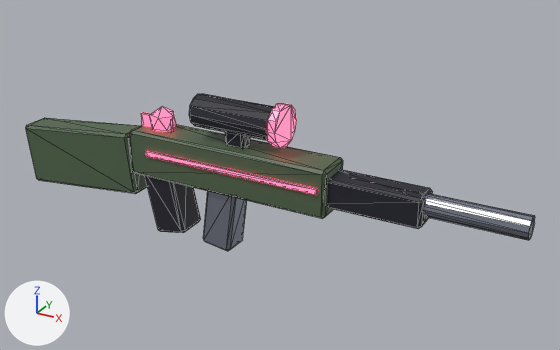
The FBX model roblox/games/gun-forge/art/blender/guns/rifle_r5.fbx, before and after one commit.
Both versions are drawn from a 50 mm lens placed at (6.19, -8.03, 4.63), pointed at (1.64, 0.24, 0.5). The axes (+X, +Y, +Z) are drawn at lower left. The lights are the same throughout. The first picture is the older version. Mesh edges are drawn as thin lines.

Names of what the first picture shows: 'Rifle_R5'.
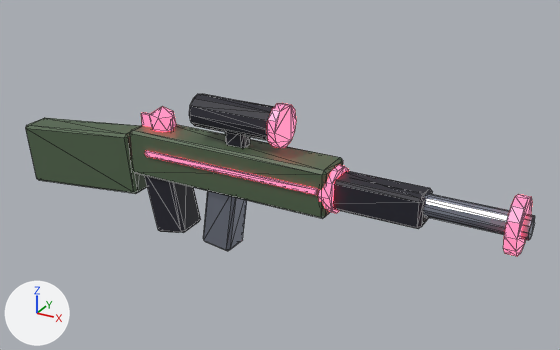
Location of each change, (x1, y1, x2, y2) in pixels of the pictures (560 x 350 px):
'Rifle_R5', reshaped
    before: (26, 94, 535, 251)
    after: (26, 94, 535, 256)
part 1 of me_cube, added (red)
    after: (503, 194, 532, 256)
part 2 of me_cube, added (red)
    after: (318, 165, 349, 213)

Patch to the scene script:
```diff
--- a/roblox/games/gun-forge/art/blender/guns/rifle_r5.fbx.py
+++ b/roblox/games/gun-forge/art/blender/guns/rifle_r5.fbx.py
@@ me_cube @@
 # used by ob_rifle_r5; location = (0.0, 0.0, 0.0)
-me_cube.from_pydata(...)  # 252 vertices, 452 faces; spans x -2.51..4.95, y -0.31..0.31, z -0.62..1.58
+me_cube.from_pydata(...)  # 312 vertices, 556 faces; spans x -2.51..4.95, y -0.34..0.34, z -0.62..1.58
+# me_cube part 1: a new loose piece, a 12-sided cylinder along x spanning x 4.73..4.87, y -0.34..0.34, z 0.31..0.99, in mat_gunaccent (red #ff4f6a, glowing red #ff4f6a)
+# me_cube part 2: a new loose piece, a 10-sided cylinder along x spanning x 2.47..2.63, y -0.3..0.3, z 0.31..0.89, in mat_gunaccent (red #ff4f6a, glowing red #ff4f6a)
+# other edits to the shape of me_cube do not show in these pictures
 me_cube.materials.append(mat_gunbody)
```
